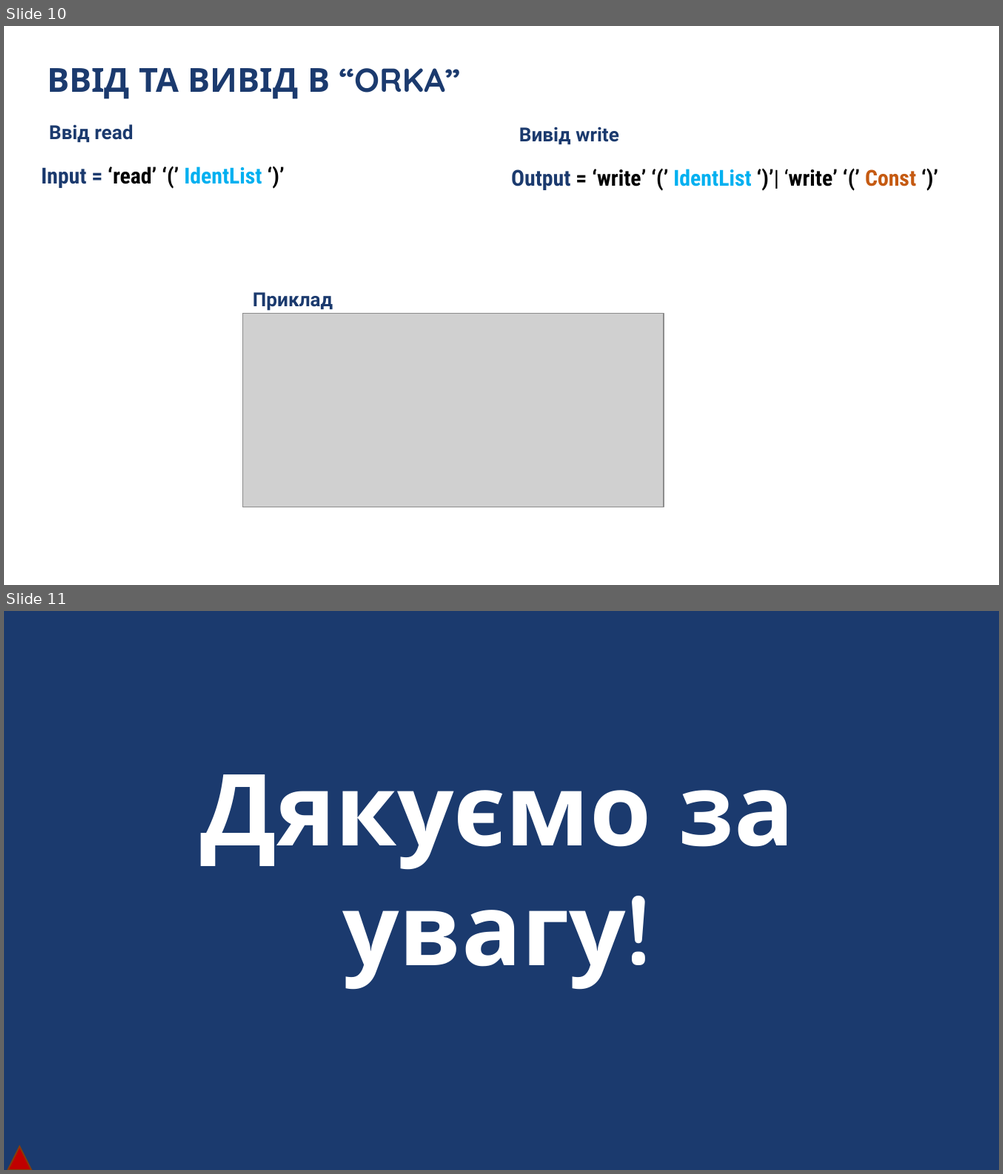
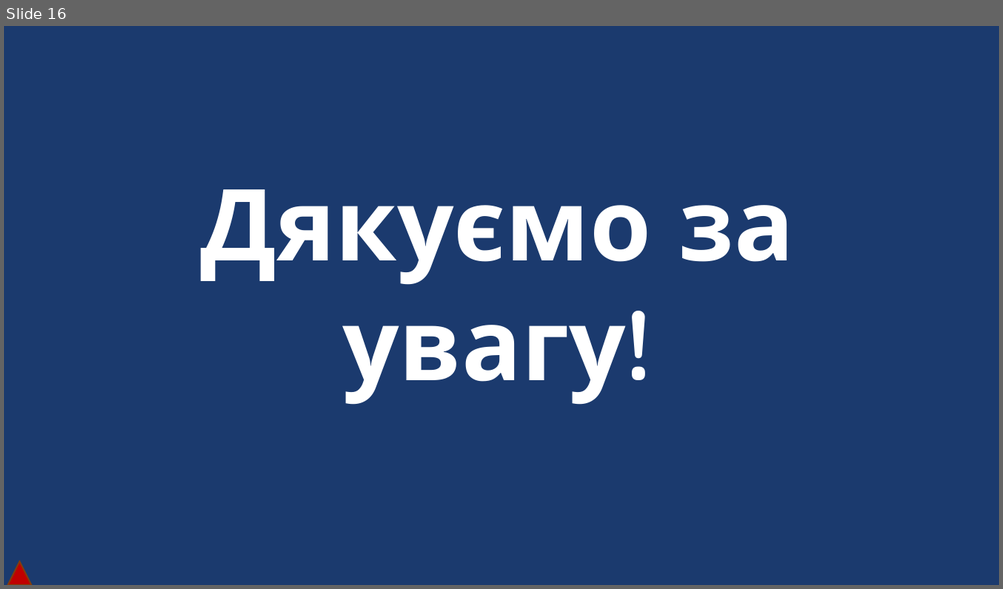
Before and after one commit to DaniilKhortov/BlackBox, a slide deck: BlackBox.pptx. Shown one above the other, each under a label of ours: slides 10 and 11 before the commit, slide 16 after it. The pictures are 1003x1174 and 1003x589 pixels, drawn with LibreOffice and Linux fonts; fonts in the diff are those of the drawing; grey boxes stand for pictures; background and template pictures are left out. Boxes give left, top, right and bottom in pixels: in the first picture for what was removed or moved away, otherwise in the second. Text is boxed around its words. In the diff, an @@ line names an element or a change of style, - is before the commit and + after.

```diff
--- a/BlackBox.pptx
+++ b/BlackBox.pptx
@@ slide 10 removed at box(4, 26, 999, 585), background #FFFFFF @@
@@ text removed at box(47, 68, 460, 99) @@
-ВВІД ТА ВИВІД В “ORKA”
@@ text removed at box(49, 124, 133, 142) @@
-Ввід read
@@ text removed at box(519, 127, 619, 144) @@
-Вивід write
@@ text removed at box(41, 167, 262, 188) @@
-Input = ‘read’ ‘(’ IdentList ‘)’
@@ text removed at box(511, 169, 916, 190) @@
-Output = ‘write’ ‘(’ IdentList ‘)’| ‘write’ ‘(’ Const ‘)’
@@ picture removed at box(243, 313, 663, 507) @@
@@ text removed at box(253, 292, 333, 311) @@
-Приклад
@@ what was slide 11 is now slide 16 @@
```
Also in this commit, not shown: 1 slide changed, 14 slides added, 8 other slides removed, 6 other files.
